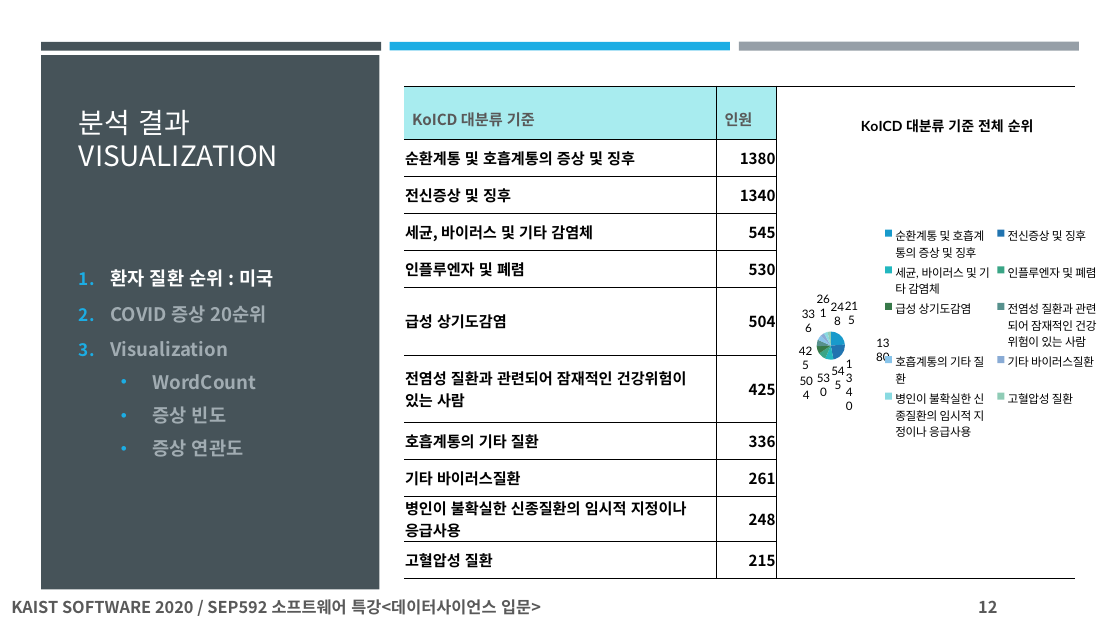
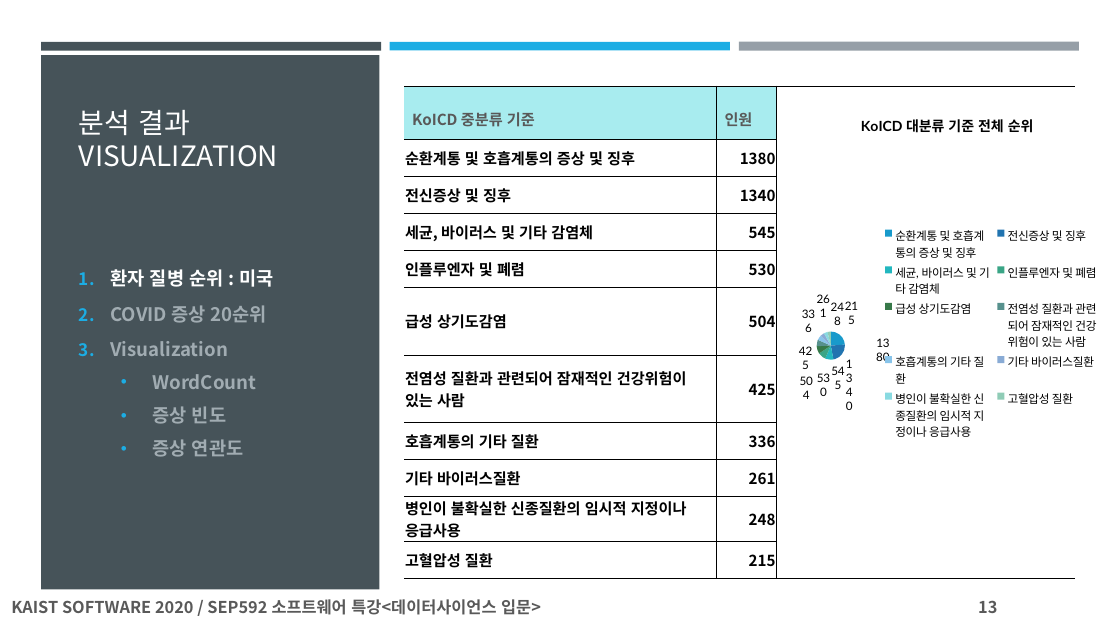
Before and after one commit to steve-lemon/diagnosis-COVID-19, a slide deck: slide 13 of SEP592_팀프로젝트자료B조/Documents/SEP592_데이타사이언스_최종발표_B조_COVID19_증상(정대욱_홍상표_조성민).pptx (slide 12 before the commit). Drawn at 1120x630 pixels with LibreOffice and Linux fonts; fonts in the diff are those of the drawing. Boxes give left, top, right and bottom in pixels: in the first picture for what was removed or moved away, otherwise in the second. Text is boxed around its words. In the diff, an @@ line names an element or a change of style, - is before the commit and + after.

```diff
--- a/SEP592_팀프로젝트자료B조/Documents/SEP592_데이타사이언스_최종발표_B조_COVID19_증상(정대욱_홍상표_조성민).pptx
+++ b/SEP592_팀프로젝트자료B조/Documents/SEP592_데이타사이언스_최종발표_B조_COVID19_증상(정대욱_홍상표_조성민).pptx
@@ table at [404,86,1075,572] @@
-row 1, column 1: KoICD 대분류 기준
+row 1, column 1: KoICD 중분류 기준
@@ text at [110,269,273,287]: text changed @@
-1. 환자 질환 순위 : 미국
+1. 환자 질병 순위 : 미국
@@ page number at [978,600,997,613]: text changed @@
-12
+13
```
Also in this commit, not shown: 18 other slides changed, 1 slide added.
